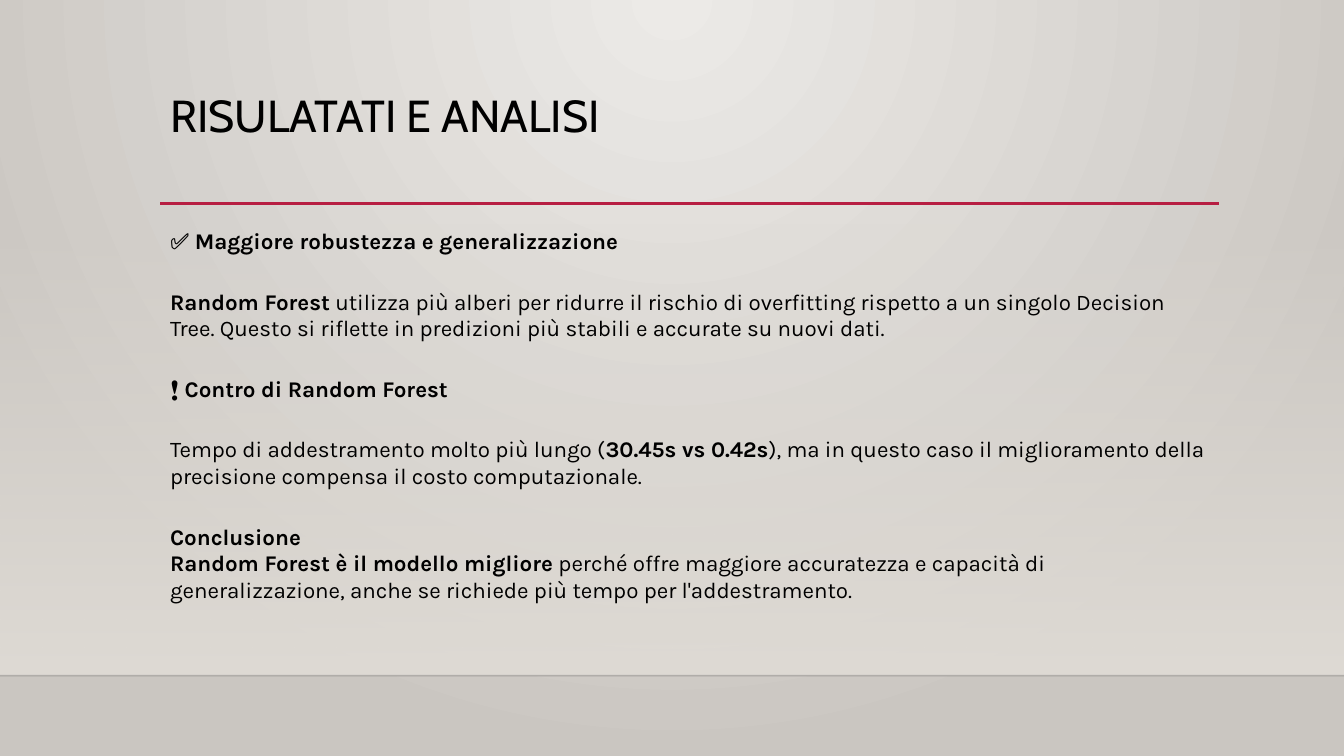
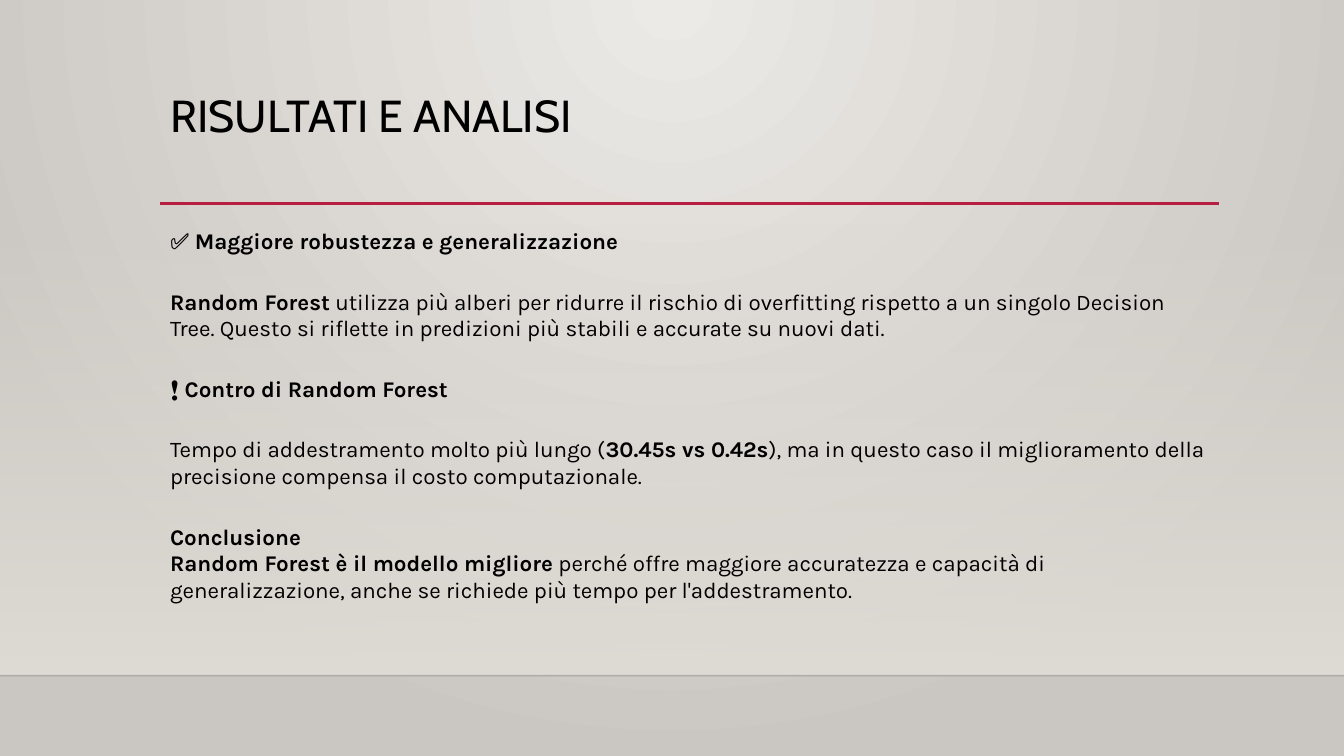
Before and after one commit to Antox003/Elettric_car, a slide deck: slide 10 of Documents/Autonomia auto elettriche.pptx. Drawn at 1344x756 pixels with LibreOffice and Linux fonts; fonts in the diff are those of the drawing; background and template pictures are left out. Boxes give left, top, right and bottom in pixels: in the first picture for what was removed or moved away, otherwise in the second. Text is boxed around its words. In the diff, an @@ line names an element or a change of style, - is before the commit and + after.

```diff
--- a/Documents/Autonomia auto elettriche.pptx
+++ b/Documents/Autonomia auto elettriche.pptx
@@ title at bbox=[170, 100, 572, 133]: text changed @@
-RISULATATI E ANALISI
+RISULTATI E ANALISI
```
Also in this commit, not shown: 3 other slides changed, 1 other file.
